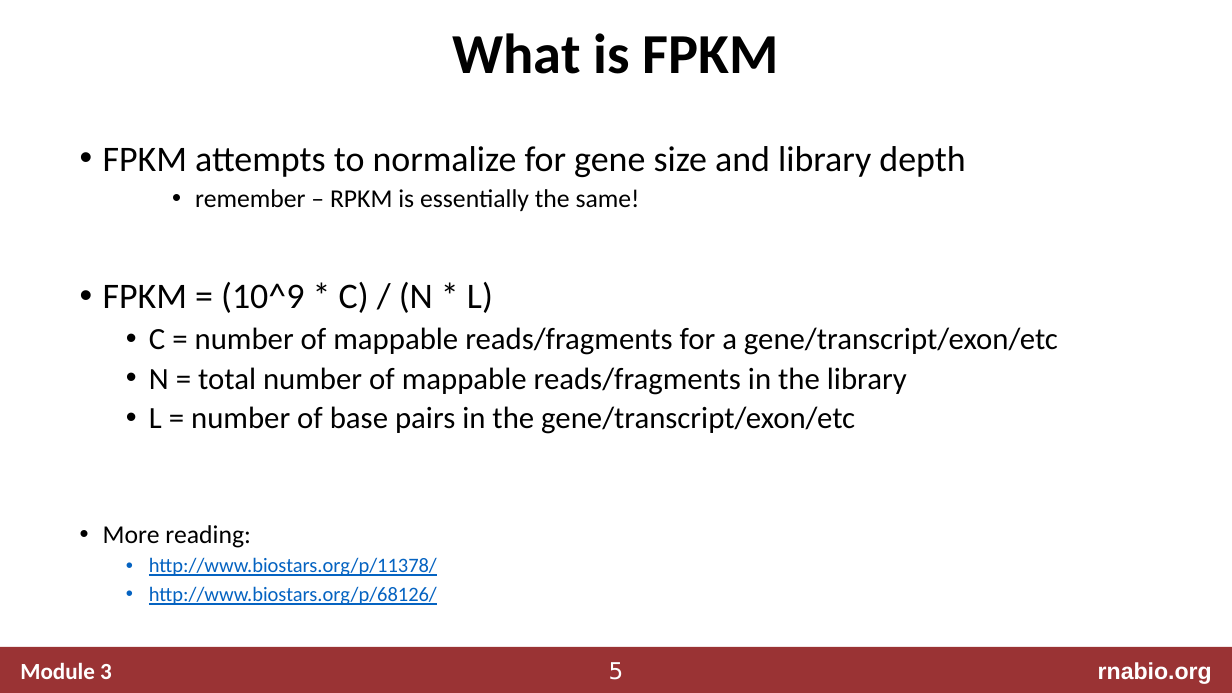
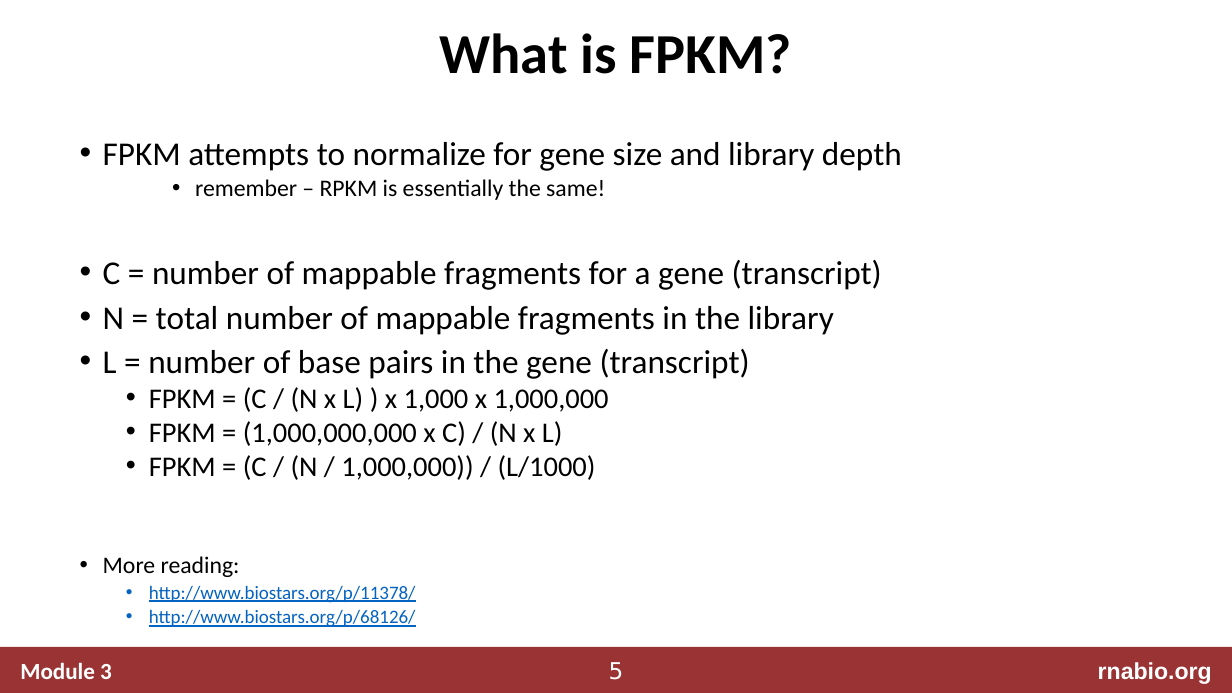
Before and after one commit to griffithlab/rnabio.org, a slide deck: slide 5 of assets/lectures/cshl/2020/mini/RNASeq_MiniLecture_03_01_AbundanceEstimation.pptx. Drawn at 1232x693 pixels with LibreOffice and Linux fonts; fonts in the diff are those of the drawing. Boxes give left, top, right and bottom in pixels: in the first picture for what was removed or moved away, otherwise in the second. Text is boxed around its words. In the diff, an @@ line names an element or a change of style, - is before the commit and + after.

```diff
--- a/assets/lectures/cshl/2020/mini/RNASeq_MiniLecture_03_01_AbundanceEstimation.pptx
+++ b/assets/lectures/cshl/2020/mini/RNASeq_MiniLecture_03_01_AbundanceEstimation.pptx
@@ title at box(439, 33, 792, 74): text changed @@
-What is FPKM
+What is FPKM?
@@ text at box(103, 142, 902, 627): size 28 to 25.9 pt in "FPKM attempts to normalize for gene size ..."; size 20 to 18.5 pt in "remember – RPKM is essentially the same!", "More reading:"; size 16 to 14.8 pt in "http://www.biostars.org/p/11378/", "http://www.biostars.org/p/68126/"; line spacing 0.9 to 0.8 @@
@@ text at box(103, 260, 882, 480): text changed; size 24 to 25.9 pt @@
-• FPKM = (10^9 * C) / (N * L)
-  • C = number of mappable reads/fragments for a gene/transcript/exon/etc
-  • N = total number of mappable reads/fragments in the library
-  • L = number of base pairs in the gene/transcript/exon/etc
+• C = number of mappable fragments for a gene (transcript)
+• N = total number of mappable fragments in the library
+• L = number of base pairs in the gene (transcript)
+  • FPKM = (C / (N x L) ) x 1,000 x 1,000,000
+  • FPKM = (1,000,000,000 x C) / (N x L)
+  • FPKM = (C / (N / 1,000,000)) / (L/1000)
```
Also in this commit, not shown: 2 other slides changed, 7 other files.
